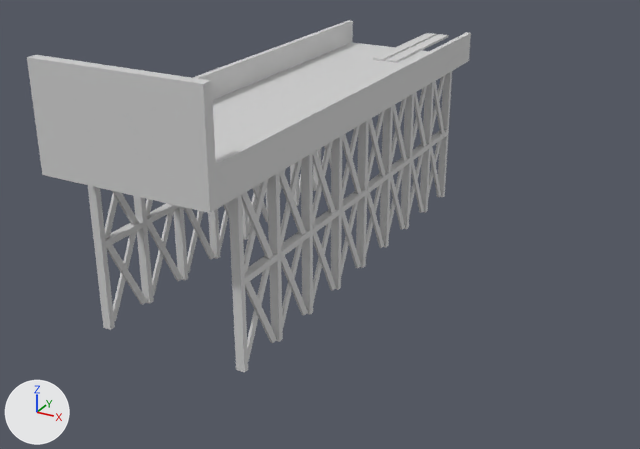
The OBJ model dev/trunk/TechDemo/assets/Scenes/TestScene/obj01.obj as it was, and as the next commit left it.
Before and after are seen from a 50 mm lens placed at (26.6, -32.2, 14.9), pointed at (2.2, 12.3, -7.4). Arrows for +X, +Y and +Z are at lower left; the lights stay in place. Where no turn or scale is listed for an object, it has been applied to the vertices.

The first picture shows 'obj01'.
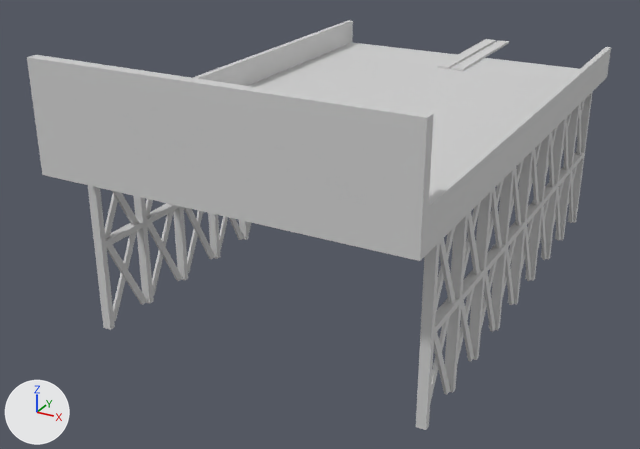
The newer file is also turned or shifted as a whole; pictures and numbers use the older file's frame.

Where the change shows, as pixel boxes [x1, y1, x2, y2] in the pictures (640 x 449 px; the box of a moved part takes in the faces that stretch with it):
'obj01', reshaped (31% wider, 16% taller): before [27, 20, 471, 373]; after [27, 20, 611, 430]
part 1 of me_obj01, moved or reshaped: before [242, 192, 273, 259]; after [439, 238, 456, 304]
part 2 of me_obj01, moved or reshaped: before [244, 179, 268, 273]; after [436, 226, 456, 311]
part 3 of me_obj01, moved or reshaped: before [245, 254, 278, 284]; after [434, 298, 460, 335]
part 4 of me_obj01, moved or reshaped: before [247, 267, 270, 362]; after [430, 317, 450, 403]
part 5 of me_obj01, moved or reshaped: before [245, 281, 277, 343]; after [434, 332, 450, 394]
part 6 of me_obj01, moved or reshaped: before [267, 173, 283, 342]; after [445, 214, 468, 393]
part 7 of me_obj01, moved or reshaped: before [229, 195, 248, 373]; after [416, 242, 440, 430]
part 8 of me_obj01, moved or reshaped: before [301, 153, 313, 315]; after [467, 190, 493, 360]
part 9 of me_obj01, moved or reshaped: before [281, 255, 308, 316]; after [461, 300, 474, 361]
part 10 of me_obj01, moved or reshaped: before [282, 242, 303, 329]; after [457, 287, 475, 364]
part 11 of me_obj01, moved or reshaped: before [281, 230, 310, 258]; after [462, 270, 484, 301]
part 12 of me_obj01, moved or reshaped: before [281, 159, 302, 247]; after [464, 202, 481, 275]
part 13 of me_obj01, moved or reshaped: before [279, 170, 306, 235]; after [467, 212, 480, 275]
part 14 of me_obj01, moved or reshaped: before [342, 134, 362, 194]; after [513, 167, 521, 226]
part 15 of me_obj01, moved or reshaped: before [342, 125, 360, 203]; after [510, 159, 524, 218]
part 16 of me_obj01, moved or reshaped: before [342, 190, 365, 213]; after [507, 221, 525, 248]
part 17 of me_obj01, moved or reshaped: before [341, 201, 359, 276]; after [502, 238, 516, 300]
part 18 of me_obj01, moved or reshaped: before [342, 211, 361, 268]; after [505, 248, 514, 305]
part 19 of me_obj01, moved or reshaped: before [356, 120, 369, 268]; after [508, 150, 534, 304]
part 20 of me_obj01, moved or reshaped: before [331, 135, 343, 290]; after [489, 168, 515, 331]
part 21 of me_obj01, moved or reshaped: before [313, 232, 336, 291]; after [484, 272, 495, 332]
part 22 of me_obj01, moved or reshaped: before [313, 220, 333, 304]; after [481, 261, 497, 330]
part 23 of me_obj01, moved or reshaped: before [313, 209, 339, 234]; after [486, 243, 506, 273]
part 24 of me_obj01, moved or reshaped: before [313, 141, 333, 224]; after [487, 179, 504, 252]

The change, as a diff of the scene's bpy script:
```diff
--- a/dev/trunk/TechDemo/assets/Scenes/TestScene/obj01.obj.py
+++ b/dev/trunk/TechDemo/assets/Scenes/TestScene/obj01.obj.py
@@ me_obj01 @@
-me_obj01.from_pydata(...)  # 840 vertices, 638 faces; spans x -5.0..5.0, y -2.9..35.5, z -10.3..5.4
+me_obj01.from_pydata(...)  # 840 vertices, 638 faces; spans x -5.0..15.0, y -2.9..35.5, z -10.3..5.4
+# me_obj01 part 1: the loose piece of 8 vertices spanning x 4.4..4.5, y 0.2..3.2, z -5.4..-0.4 is moved by (10.0, 0.0, 0.0)
+# me_obj01 part 2: the loose piece of 8 vertices spanning x 4.2..4.4, y 0.2..3.2, z -5.4..-0.4 is moved by (10.0, 0.0, 0.0)
+# me_obj01 part 3: the loose piece of 8 vertices spanning x 4.1..4.6, y 0.2..3.3, z -5.4..-5.1 is moved by (10.0, 0.0, 0.0)
+# me_obj01 part 4: the loose piece of 8 vertices spanning x 4.2..4.4, y 0.2..3.2, z -10.2..-5.2 is moved by (10.0, 0.0, 0.0)
+# me_obj01 part 5: the loose piece of 8 vertices spanning x 4.4..4.5, y 0.2..3.2, z -10.2..-5.2 is moved by (10.0, 0.0, 0.0)
+# me_obj01 part 6: the loose piece of 8 vertices spanning x 4.1..4.6, y 3.3..3.6, z -10.3..-0.2 is moved by (10.0, 0.0, 0.0)
+# me_obj01 part 7: the loose piece of 8 vertices spanning x 4.1..4.6, y -0.2..0.2, z -10.3..-0.2 is moved by (10.0, 0.0, 0.0)
+# me_obj01 part 8: the loose piece of 8 vertices spanning x 4.1..4.6, y 6.7..7.0, z -10.3..-0.2 is moved by (10.0, 0.0, 0.0)
+# me_obj01 part 9: the loose piece of 8 vertices spanning x 4.4..4.5, y 3.6..6.6, z -10.2..-5.2 is moved by (10.0, 0.0, 0.0)
+# me_obj01 part 10: the loose piece of 8 vertices spanning x 4.2..4.4, y 3.6..6.6, z -10.2..-5.2 is moved by (10.0, 0.0, 0.0)
+# me_obj01 part 11: the loose piece of 8 vertices spanning x 4.1..4.6, y 3.6..6.7, z -5.4..-5.1 is moved by (10.0, 0.0, 0.0)
+# me_obj01 part 12: the loose piece of 8 vertices spanning x 4.2..4.4, y 3.6..6.6, z -5.4..-0.4 is moved by (10.0, 0.0, 0.0)
+# me_obj01 part 13: the loose piece of 8 vertices spanning x 4.4..4.5, y 3.6..6.6, z -5.4..-0.4 is moved by (10.0, 0.0, 0.0)
+# me_obj01 part 14: the loose piece of 8 vertices spanning x 4.4..4.5, y 10.5..13.5, z -5.4..-0.4 is moved by (10.0, 0.0, 0.0)
+# me_obj01 part 15: the loose piece of 8 vertices spanning x 4.2..4.4, y 10.5..13.5, z -5.4..-0.4 is moved by (10.0, 0.0, 0.0)
+# me_obj01 part 16: the loose piece of 8 vertices spanning x 4.1..4.6, y 10.5..13.5, z -5.4..-5.1 is moved by (10.0, 0.0, 0.0)
+# me_obj01 part 17: the loose piece of 8 vertices spanning x 4.2..4.4, y 10.5..13.5, z -10.2..-5.2 is moved by (10.0, 0.0, 0.0)
+# me_obj01 part 18: the loose piece of 8 vertices spanning x 4.4..4.5, y 10.5..13.5, z -10.2..-5.2 is moved by (10.0, 0.0, 0.0)
+# me_obj01 part 19: the loose piece of 8 vertices spanning x 4.1..4.6, y 13.5..13.9, z -10.3..-0.2 is moved by (10.0, 0.0, 0.0)
+# me_obj01 part 20: the loose piece of 8 vertices spanning x 4.1..4.6, y 10.1..10.5, z -10.3..-0.2 is moved by (10.0, 0.0, 0.0)
+# me_obj01 part 21: the loose piece of 8 vertices spanning x 4.4..4.5, y 7.1..10.1, z -10.2..-5.2 is moved by (10.0, 0.0, 0.0)
+# me_obj01 part 22: the loose piece of 8 vertices spanning x 4.2..4.4, y 7.1..10.1, z -10.2..-5.2 is moved by (10.0, 0.0, 0.0)
+# me_obj01 part 23: the loose piece of 8 vertices spanning x 4.1..4.6, y 7.1..10.1, z -5.4..-5.1 is moved by (10.0, 0.0, 0.0)
+# me_obj01 part 24: the loose piece of 8 vertices spanning x 4.2..4.4, y 7.1..10.1, z -5.4..-0.4 is moved by (10.0, 0.0, 0.0)
+# me_obj01 part 25: all 16 vertices in x -0.7..1.2, y 25.4..35.5, z 0.0..0.2 are moved by (5.0, 0.0, 0.0)
+# me_obj01 part 26: 158 of the vertices in x 4.1..5.0, y 7.1..30.0, z -5.4..1.7 are moved by (10.0, 0.0, 0.0)
+# me_obj01 part 27: 48 of the vertices in x 4.1..4.6, y 13.9..27.6, z -10.3..-10.2 are moved by (10.0, 0.0, 0.0)
+# me_obj01 part 28: 14 of the vertices in x 4.6..5.0, y -2.9..-2.3, z -0.4..5.4 are moved by (10.0, 0.0, 0.0)
 me_obj01.materials.append(mat_material)
```
